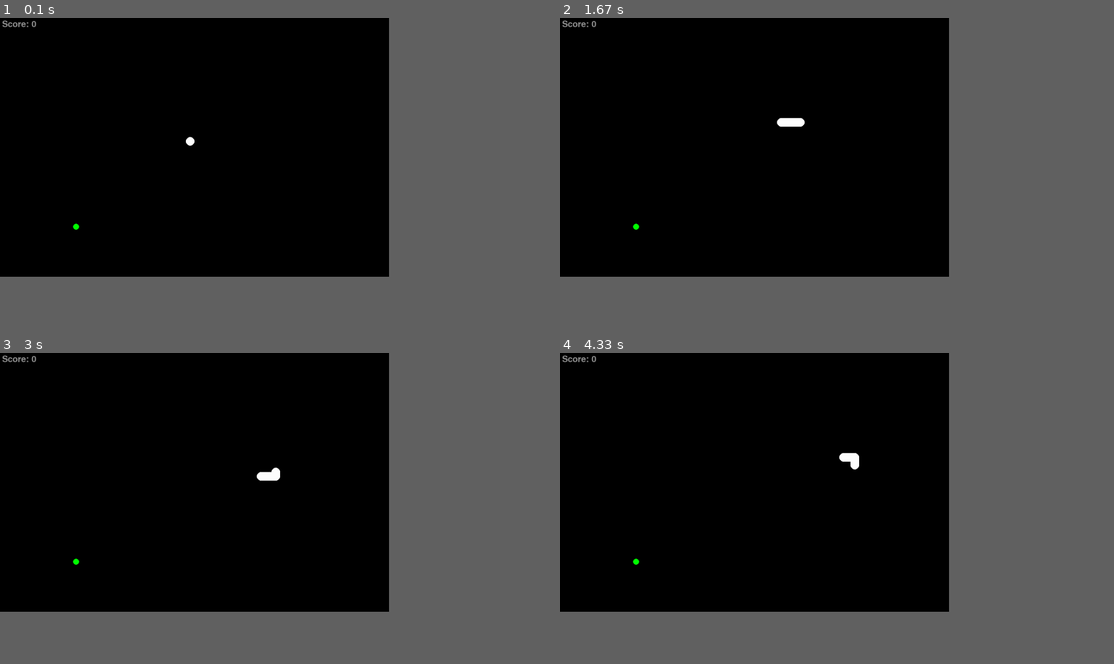
Above: before the commit, frames 1-4 (two rows, left to right).
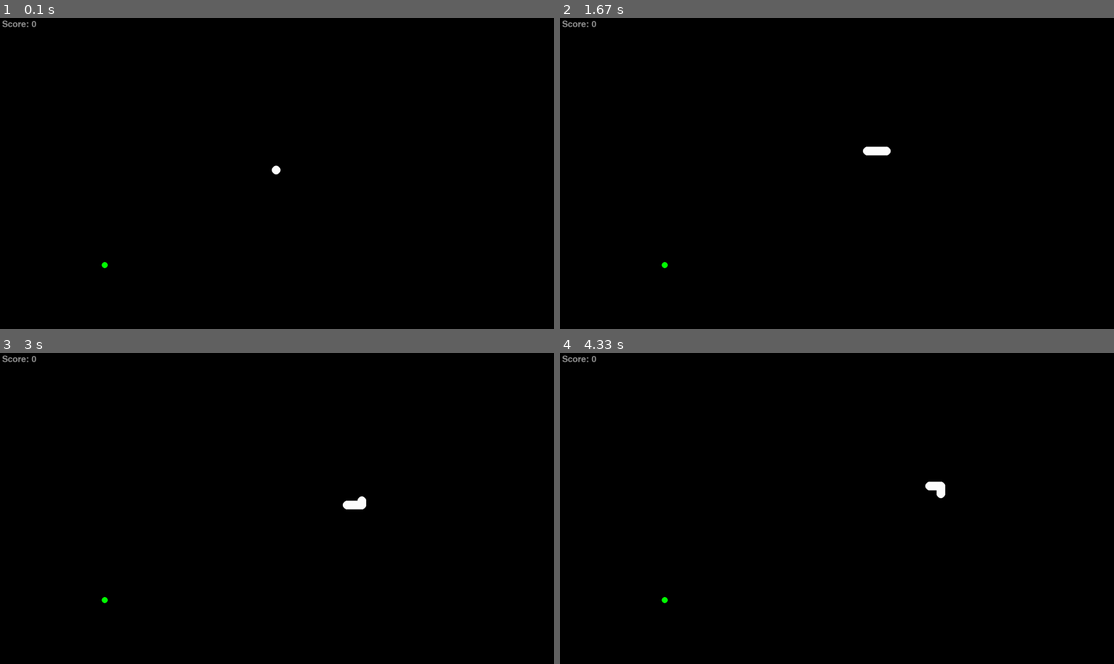
Above: after the commit, the same moments.

Repository: fredrik-andreassen/pygame-snake
Game: pygame game, started from main.py
The game is run twice, just before and just after one commit, with the same random seed, the same clock (stepped at 60 frames per second) and the same inputs.
Inputs:
- Up to frame 1 (0.1 s): no input
- Up to frame 2 (1.67 s): hold Right 0.33-0.8 s; hold Up 0.83-1.13 s; hold Right 1.17-1.63 s
- Up to frame 3 (3 s): hold Down 2.23-2.53 s; hold Left 2.57-2.97 s
- Up to frame 4 (4.33 s): hold Up 3-3.37 s; hold Right 3.4-4.03 s; hold Down from 4.07 s (still down)
In our replay, the window is 632x421 before the commit and 900x506 after it. These sizes can differ from the game's own. Grey fills any space a smaller window leaves; there, only what the larger window draws over its background counts as a difference.

The runs differ from the first frame. In frame 1, 0.1% of the frame differs, in the area x 13-51%, y 38-81%; in frame 2, 0.3%, in the area x 13-60%, y 32-81%; in frame 3, 0.3%; in frame 4, 0.3%.

Commit message:
Større bilde, flere farger

Diff:
--- a/main.py
+++ b/main.py
@@ -3,16 +3,20 @@
 from Snake import Snake, CollisionException
 from Food import Food
 
-display_height = 600
-display_width = 900
+display_height = 720
+display_width = 1280
 
 framerate = 60
 
 red = (255, 0, 0)
 green = (0, 255, 00)
 blue = (0, 0, 255)
+
 black = (0, 0, 0)
 white = (255, 255, 255)
+
+yellow = (255, 255, 0)
+orange = (255, 130, 0)
 
 
 def show_message(display: pygame.Surface, message: str, color: tuple[int, int, int], position: tuple[int, int], size: int = 50):
